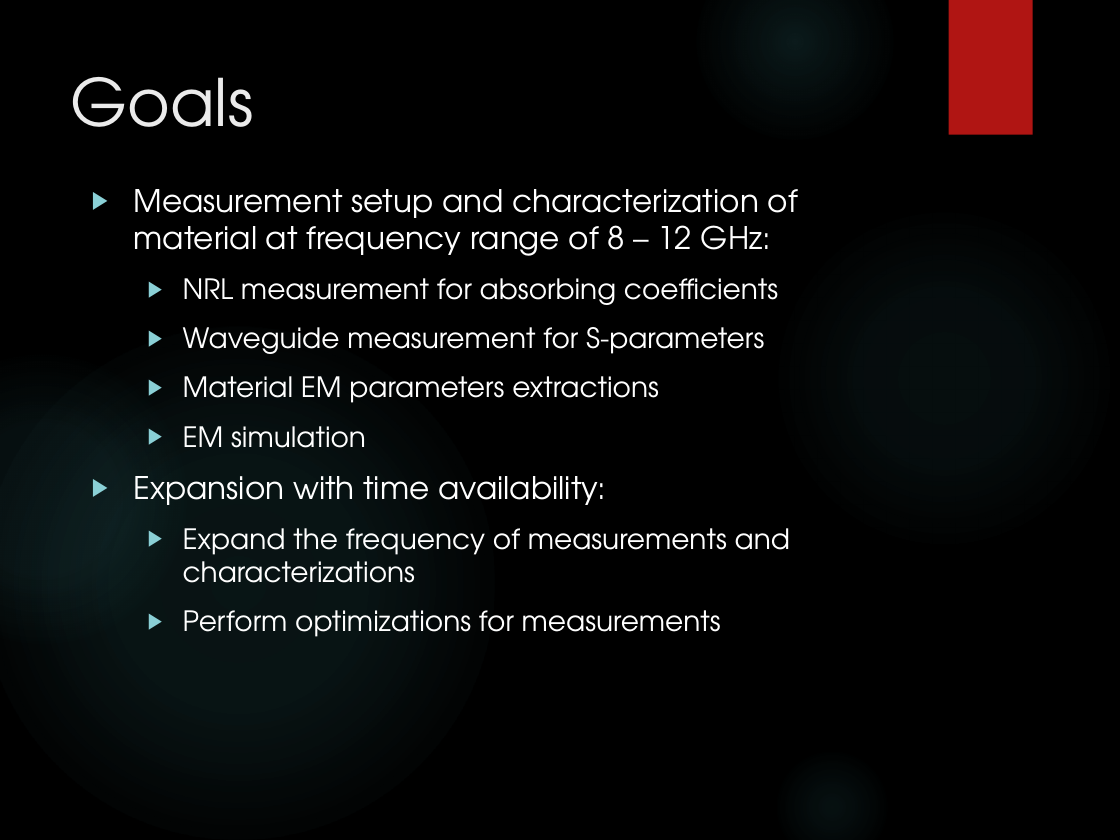
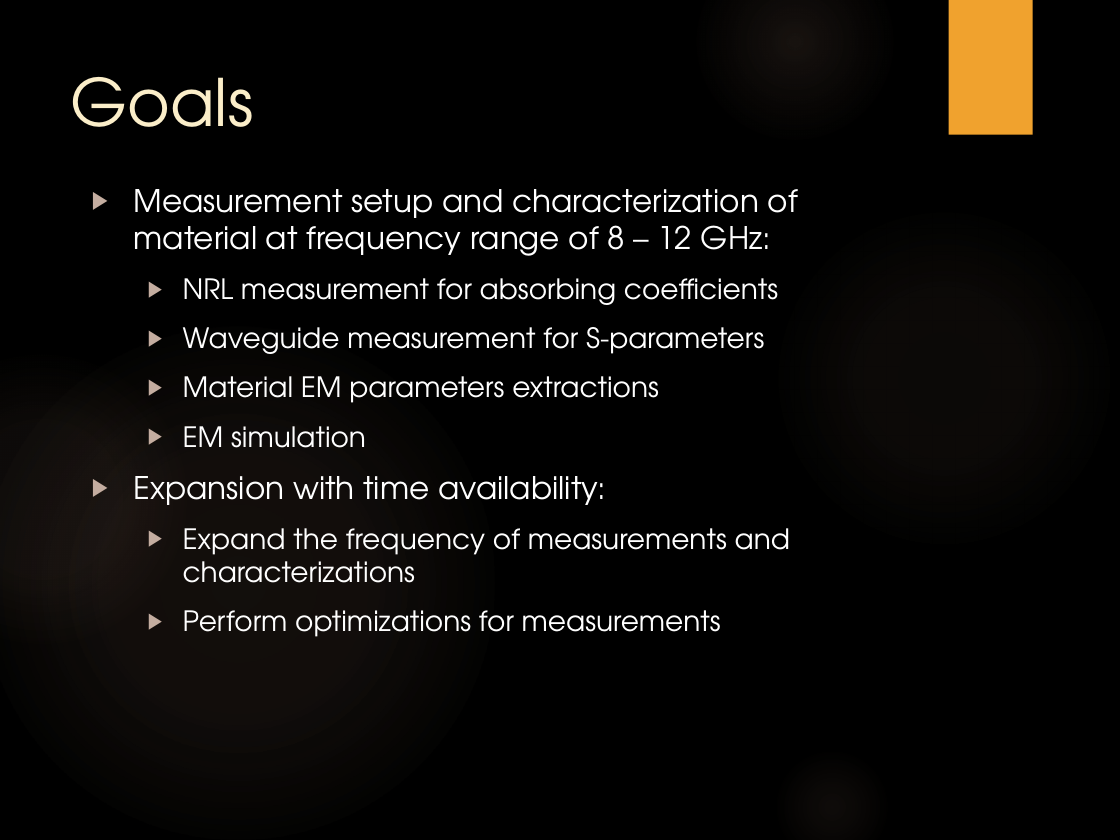
Before and after one commit to trankhiemha/ECE412-413-Capstone-Project-N3, a slide deck: slide 12 of Capstone project proposal presentation.pptx. Drawn at 1120x840 pixels with LibreOffice and Linux fonts; fonts in the diff are those of the drawing; background and template pictures are left out. Boxes give left, top, right and bottom in pixels: in the first picture for what was removed or moved away, otherwise in the second. Text is boxed around its words. In the diff, an @@ line names an element or a change of style, - is before the commit and + after.

```diff
--- a/Capstone project proposal presentation.pptx
+++ b/Capstone project proposal presentation.pptx
@@ rectangle at [949,0,1033,134]: fill #B01513 to #F0A22E @@
@@ title "Goals" at [71,77,254,127]: text colour #EBEBEB to #FBEEC9 @@
@@ text "Measurement setup and characterization of ..." at [134,189,798,637]: bullet colour #8AD0D6 to #C4ADA0 @@
@@ ellipse at [0,327,494,840]: fill gradient #50B9C1 to gradient #A78470 @@
@@ ellipse at [0,355,186,644]: fill gradient #50B9C1 to gradient #A78470 @@
```
Also in this commit, not shown: 14 other slides changed, 1 slide added.
